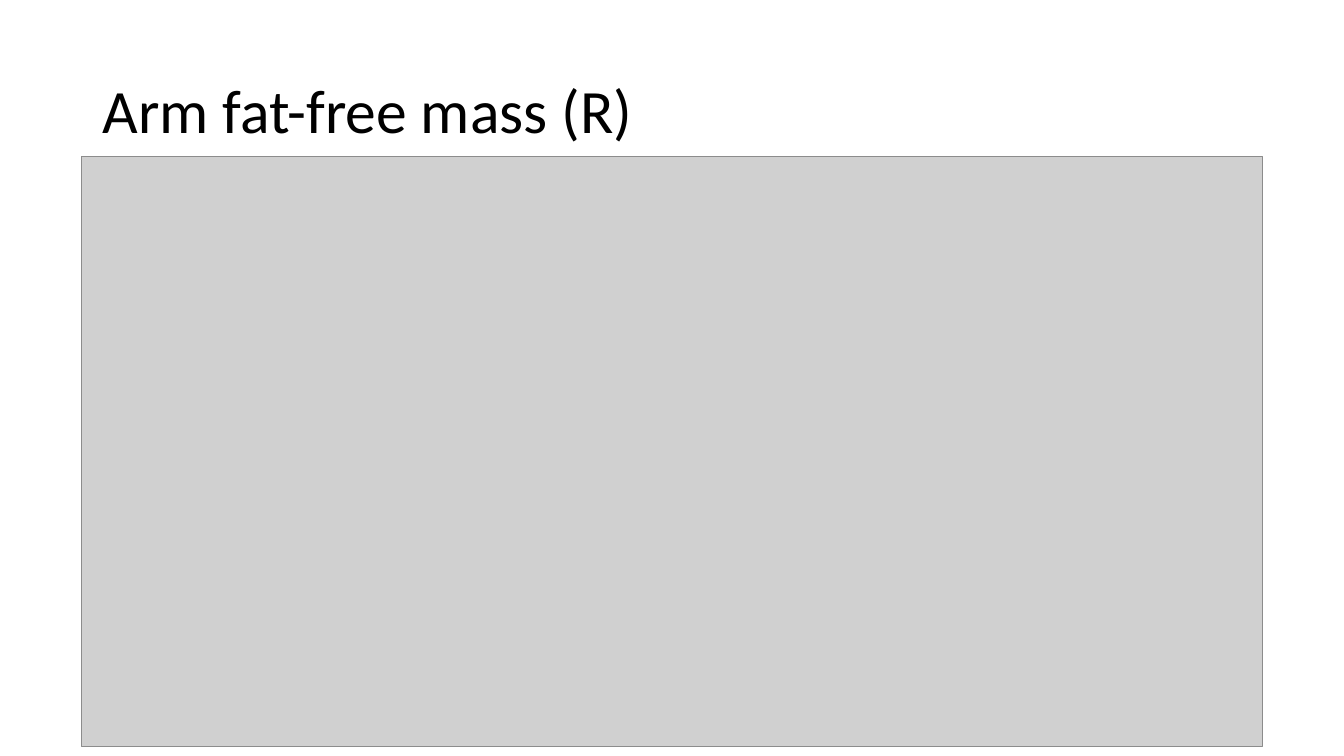
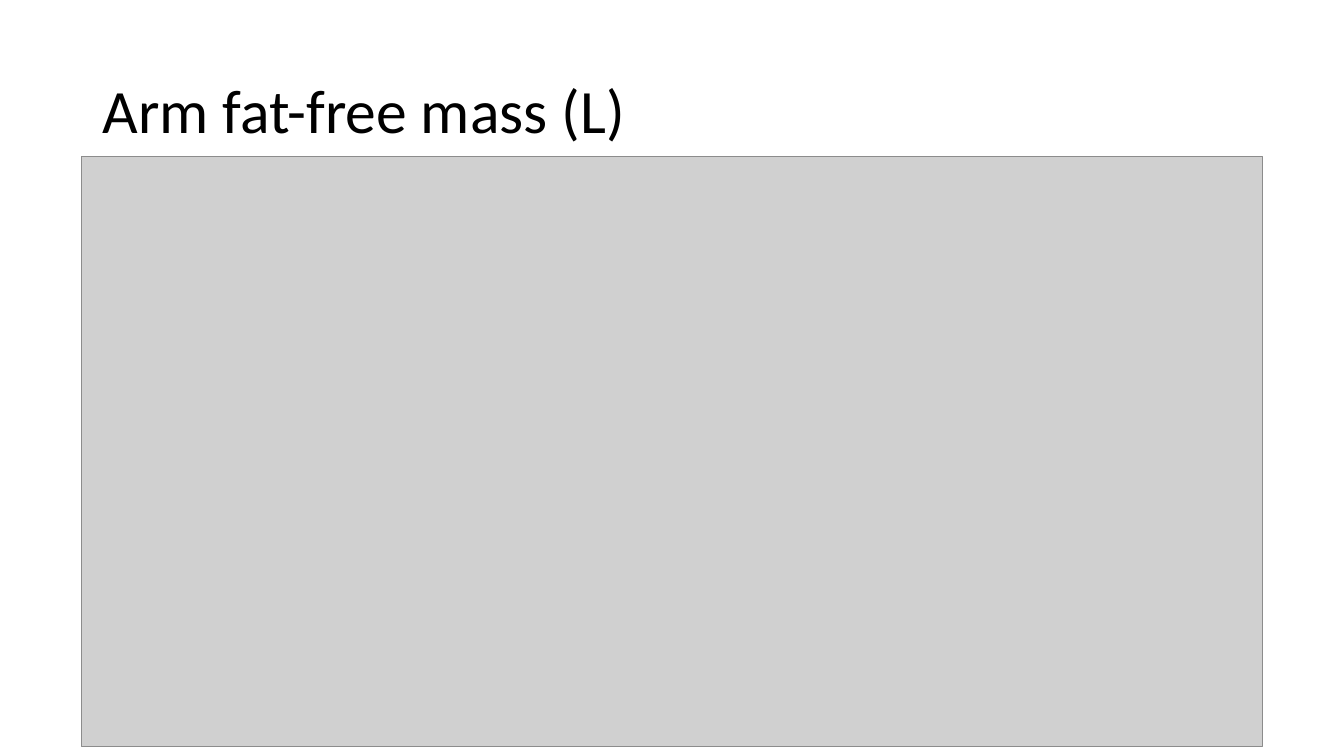
Before and after one commit to cz5959/GWAS-frontera, a slide deck: slide 2 of _PowerPoints/M-F Effect Estimate Comparison.pptx. Drawn at 1344x756 pixels with LibreOffice and Linux fonts; fonts in the diff are those of the drawing; grey boxes stand for pictures. Boxes give left, top, right and bottom in pixels: in the first picture for what was removed or moved away, otherwise in the second. Text is boxed around its words. In the diff, an @@ line names an element or a change of style, - is before the commit and + after.

```diff
--- a/_PowerPoints/M-F Effect Estimate Comparison.pptx
+++ b/_PowerPoints/M-F Effect Estimate Comparison.pptx
@@ title at (102, 88, 625, 142): text changed @@
-Arm fat-free mass (R)
+Arm fat-free mass (L)
```
Also in this commit, not shown: 7 slides added, 12 other files.
